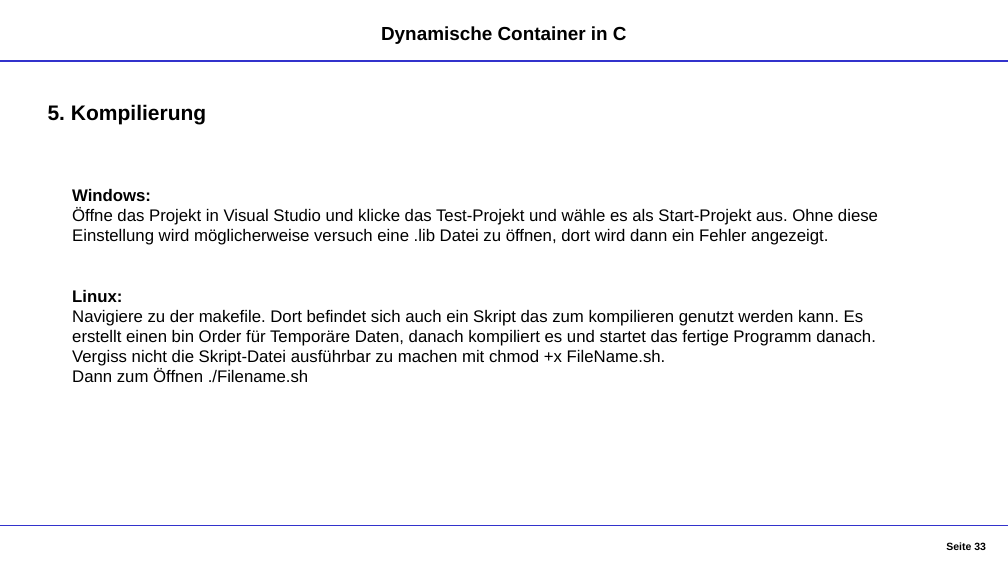
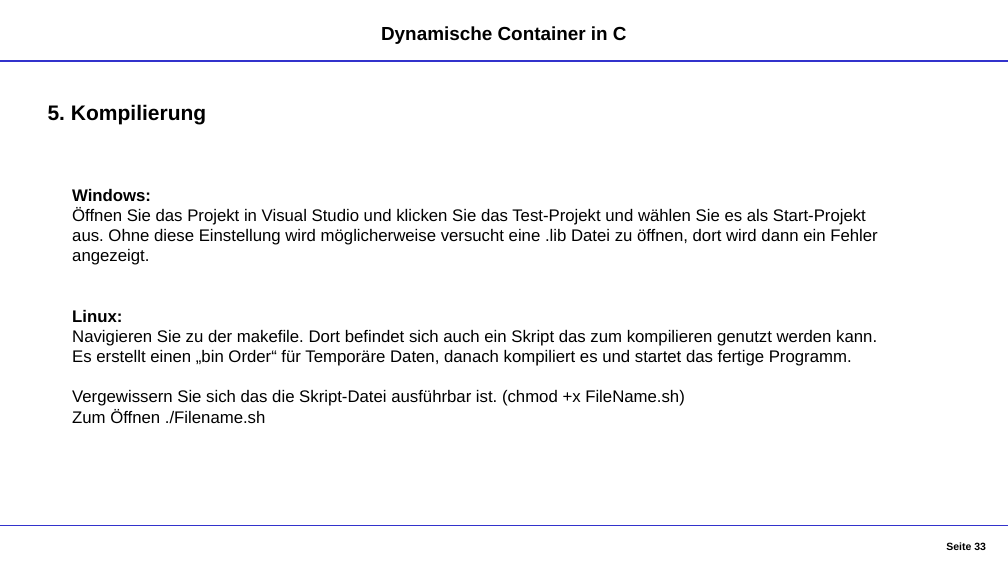
Before and after one commit to DennisGoss99/InPr_DynamicCollections, a slide deck: slide 33 of Dokumentation/Container - Präsentation.pptx. Drawn at 1008x567 pixels with LibreOffice and Linux fonts; fonts in the diff are those of the drawing. Boxes give left, top, right and bottom in pixels: in the first picture for what was removed or moved away, otherwise in the second. Text is boxed around its words. In the diff, an @@ line names an element or a change of style, - is before the commit and + after.

```diff
--- a/Dokumentation/Container - Präsentation.pptx
+++ b/Dokumentation/Container - Präsentation.pptx
@@ text at box(72, 207, 877, 265): text changed @@
-Öffne das Projekt in Visual Studio und klicke das Test-Projekt und wähle es als Start-Projekt aus. Ohne diese Einstellung wird möglicherweise versuch eine .lib Datei zu öffnen, dort wird dann ein Fehler angezeigt.
+Öffnen Sie das Projekt in Visual Studio und klicken Sie das Test-Projekt und wählen Sie es als Start-Projekt aus. Ohne diese Einstellung wird möglicherweise versucht eine .lib Datei zu öffnen, dort wird dann ein Fehler angezeigt.
@@ text at box(72, 330, 877, 423): text changed @@
-Navigiere zu der makefile. Dort befindet sich auch ein Skript das zum kompilieren genutzt werden kann. Es erstellt einen bin Order für Temporäre Daten, danach kompiliert es und startet das fertige Programm danach.
-Vergiss nicht die Skript-Datei ausführbar zu machen mit chmod +x FileName.sh.
-Dann zum Öffnen ./Filename.sh
+Navigieren Sie zu der makefile. Dort befindet sich auch ein Skript das zum kompilieren genutzt werden kann. Es erstellt einen „bin Order“ für Temporäre Daten, danach kompiliert es und startet das fertige Programm.
+Vergewissern Sie sich das die Skript-Datei ausführbar ist. (chmod +x FileName.sh)
+Zum Öffnen ./Filename.sh
```
Also in this commit, not shown: 9 other slides changed.
